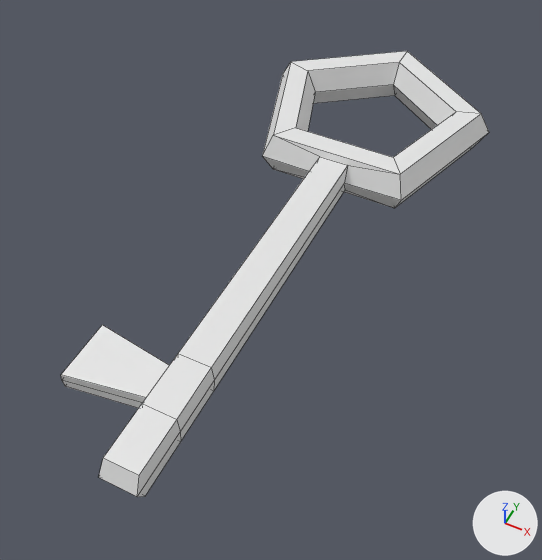
The FBX model I have no time VR/Assets/01_IHaveNoTimeVr/04_Modelos3D/Llave.fbx, before and after one commit.
Both versions are drawn from a camera (50 mm lens) standing at (0.139, -0.436, 0.347) and looking at (-0.004, -0.15, -0.011). The lights are fixed; the arrows at lower right show +X, +Y and +Z. Mesh edges are drawn as thin lines.

The first picture shows 'Llave'.
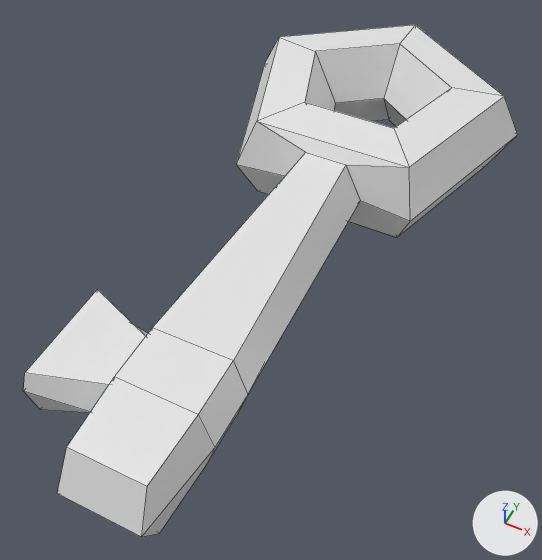
What changed in the scene script:
```text
Add mat_mat_outline:
    mat_mat_outline = principled_material('Mat_Outline')
    mat_mat_outline.base_color = (0.8, 0.8, 0.8)  # white #e7e7e7
    mat_mat_outline.roughness = 0.4
Change me_torus:
    used by ob_llave; location = (0.0, 0.0, 0.0)
    remove me_torus.from_pydata(...)  # 66 vertices, 66 faces; spans x -0.082..0.082, y -0.321..0.087, z 0.0..0.03
    add me_torus.from_pydata(...)  # 132 vertices, 132 faces; spans x -0.101..0.101, y -0.336..0.107, z -0.019..0.049
    me_torus part 1: a new loose piece of 66 vertices spanning x -0.101..0.101, y -0.336..0.107, z -0.019..0.049, in mat_mat_outline (white #e7e7e7)
    add me_torus.materials.append(mat_mat_outline)  # white #e7e7e7
```

Changed parts and their boxes (x1, y1, x2, y2) in the pictures (542 x 560 px):
'Llave', reshaped (15% wider, 15% taller): before (61, 51, 489, 497); after (24, 25, 518, 537)
part 1 of me_torus, added: after (24, 25, 518, 537)
